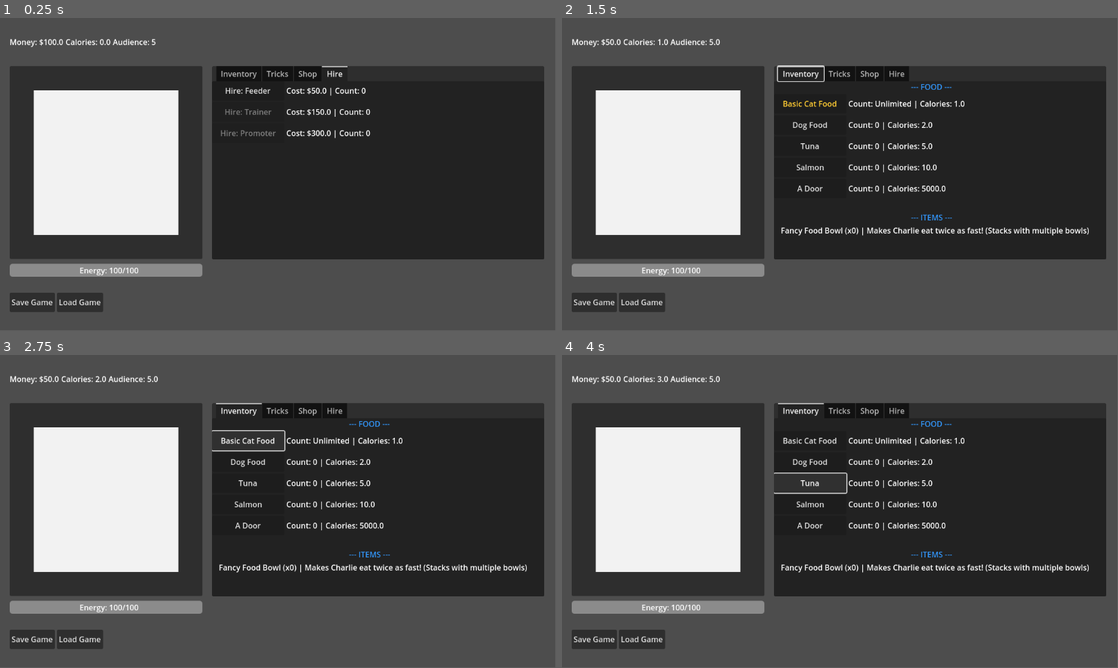
Above: before the commit, frames 1-4 (two rows, left to right).
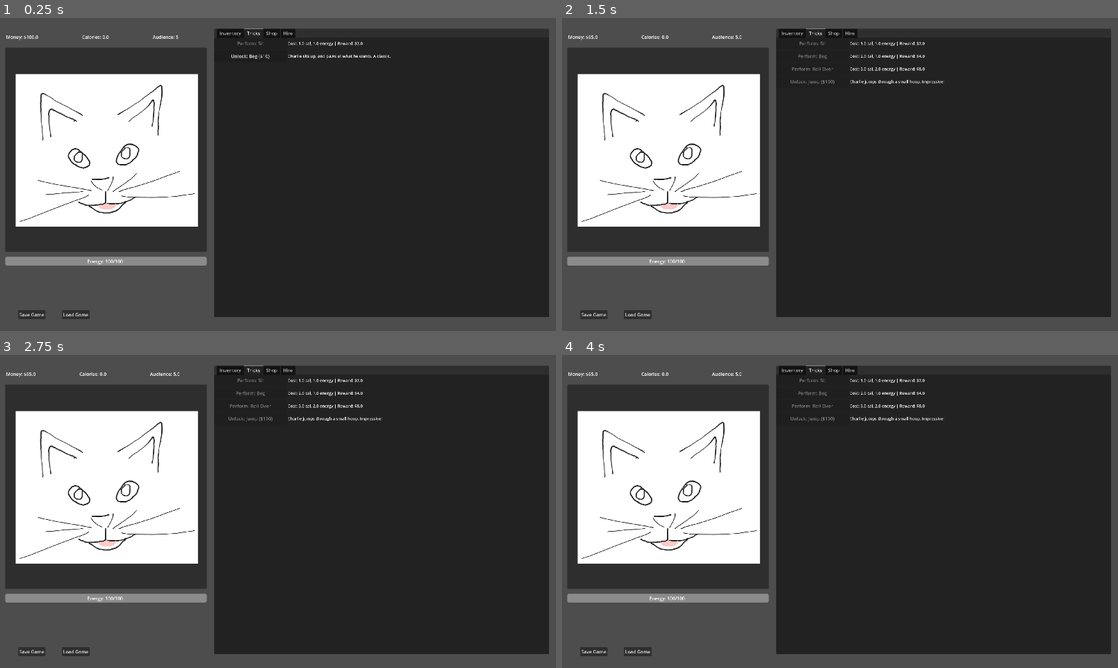
Above: after the commit, the same moments.

Repository: fuorak/CharliesBigCircus
Game: Godot game, scene res://IdleGame.tscn
Two runs of this game, one before a commit and one after it. Both use one fixed random seed, a clock stepped at 60 frames per second and the inputs below.
Inputs (mouse positions are in pixels of both pictures, inside the frame that each line leads up to):
- Up to frame 1 (0.25 s): no input
- Up to frame 2 (1.5 s): click "Hire: Feeder" (after the commit: "Unlock: Beg ($10)") at 0.5 s; click (812, 68) at 1.25 s, where only the run after the commit has a clickable "Unlock: Roll Over ($25)"
- Up to frame 3 (2.75 s): click (250, 439) at 2 s, where only the run before the commit has a clickable "Basic Cat Food"
- Up to frame 4 (4 s): click (812, 461) at 2.75 s, where only the run before the commit has a clickable "Dog Food"; click (812, 483) at 3.5 s, where only the run before the commit has a clickable "Tuna"
In our replay, the window is 799x449 before the commit and 800x450 after it. These sizes can differ from the game's own. Grey fills any space a smaller window leaves; there, only what the larger window draws over its background counts as a difference.

The runs differ from the first frame. In frame 1, 33% of the frame differs, in the area x 0-99%, y 3-97%; in frame 2, 34%; in frame 3, 34%; in frame 4, 34%.

Commit message:
resized UI, added charlie pic, tricks are now not visible until the previous one is unlocked

Diff:
--- a/IdleGame.tscn
+++ b/IdleGame.tscn
@@ -1,6 +1,7 @@
-[gd_scene load_steps=2 format=3 uid="uid://dvinn21r62hrd"]
+[gd_scene load_steps=3 format=3 uid="uid://dvinn21r62hrd"]
 
 [ext_resource type="Script" uid="uid://o16g47nw7251" path="res://node.gd" id="1_scn35"]
+[ext_resource type="Texture2D" uid="uid://4ctlyvae5km1" path="res://pics/charlie_sketch.png" id="2_s8uhj"]
 
 [node name="Node2D" type="Node2D"]
 
@@ -11,31 +12,45 @@
 
 [node name="CharlieArea" type="Panel" parent="CharlieCircus/UI"]
 custom_minimum_size = Vector2(400, 400)
-offset_left = 20.0
-offset_top = 100.0
-offset_right = 60.0
-offset_bottom = 140.0
-
-[node name="ColorRect" type="ColorRect" parent="CharlieCircus/UI/CharlieArea"]
-layout_mode = 0
-offset_left = 50.0
-offset_top = 50.0
-offset_right = 350.0
-offset_bottom = 350.0
-color = Color(1, 1, 1, 0.937255)
+anchors_preset = 15
+anchor_right = 1.0
+anchor_bottom = 1.0
+offset_left = 18.0
+offset_top = 102.0
+offset_right = -1206.0
+offset_bottom = -273.0
+grow_horizontal = 2
+grow_vertical = 2
+
+[node name="CharliePic" type="TextureRect" parent="CharlieCircus/UI/CharlieArea"]
+layout_mode = 1
+anchors_preset = 15
+anchor_right = 1.0
+anchor_bottom = 1.0
+offset_left = 4.0
+offset_top = 2.0
+offset_right = 299.0
+offset_bottom = 303.0
+grow_horizontal = 2
+grow_vertical = 2
+scale = Vector2(0.7, 0.7)
+texture = ExtResource("2_s8uhj")
+stretch_mode = 3
 
 [node name="TopBar" type="HBoxContainer" parent="CharlieCircus/UI"]
 anchors_preset = 15
 anchor_right = 1.0
 anchor_bottom = 1.0
-offset_left = 20.0
-offset_top = 20.0
-offset_right = -152.0
-offset_bottom = -568.0
-grow_horizontal = 2
-grow_vertical = 2
+offset_left = 21.0
+offset_top = 37.0
+offset_right = -1207.0
+offset_bottom = -985.0
+grow_horizontal = 2
+grow_vertical = 2
+theme_override_constants/separation = 150
 
 [node name="MoneyLabel" type="Label" parent="CharlieCircus/UI/TopBar"]
+layout_direction = 2
 layout_mode = 2
 text = "Money: $10.00"
 
@@ -51,10 +66,10 @@
 anchors_preset = 15
 anchor_right = 1.0
 anchor_bottom = 1.0
-offset_left = 440.0
-offset_top = 100.0
-offset_right = -23.0
-offset_bottom = -147.0
+offset_left = 740.0
+offset_top = 37.0
+offset_right = -24.0
+offset_bottom = -48.0
 grow_horizontal = 2
 grow_vertical = 2
 
@@ -65,7 +80,7 @@
 anchor_bottom = 1.0
 grow_horizontal = 2
 grow_vertical = 2
-current_tab = 3
+current_tab = 1
 
 [node name="Inventory" type="TabBar" parent="CharlieCircus/UI/RightPanel/TabContainer"]
 visible = false
@@ -85,7 +100,6 @@
 layout_mode = 2
 
 [node name="Tricks" type="TabBar" parent="CharlieCircus/UI/RightPanel/TabContainer"]
-visible = false
 layout_mode = 2
 metadata/_tab_index = 1
 
@@ -118,6 +132,7 @@
 layout_mode = 2
 
 [node name="Hire" type="TabBar" parent="CharlieCircus/UI/RightPanel/TabContainer"]
+visible = false
 layout_mode = 2
 metadata/_tab_index = 3
 
@@ -136,32 +151,47 @@
 anchors_preset = 15
 anchor_right = 1.0
 anchor_bottom = 1.0
-offset_left = 69.0
-offset_top = 455.0
-offset_right = -773.0
-offset_bottom = -155.0
+offset_left = 55.0
+offset_top = 744.0
+offset_right = -1485.0
+offset_bottom = -308.0
 grow_horizontal = 2
 grow_vertical = 2
 
 [node name="HBoxContainer" type="HBoxContainer" parent="CharlieCircus/UI"]
-offset_left = 20.0
-offset_top = 570.0
-offset_right = 214.0
-offset_bottom = 610.0
+anchors_preset = 15
+anchor_right = 1.0
+anchor_bottom = 1.0
+offset_left = 10.0
+offset_top = 974.0
+offset_right = -1610.0
+offset_bottom = -6.0
+grow_horizontal = 2
+grow_vertical = 2
 
 [node name="SaveButton" type="Button" parent="CharlieCircus/UI/HBoxContainer"]
 layout_mode = 2
+size_flags_horizontal = 6
+size_flags_vertical = 4
 text = "Save Game"
 
 [node name="LoadButton" type="Button" parent="CharlieCircus/UI/HBoxContainer"]
 layout_mode = 2
+size_flags_horizontal = 4
+size_flags_vertical = 4
 text = "Load Game"
 
 [node name="EnergyBar" type="ProgressBar" parent="CharlieCircus/UI"]
-offset_left = 20.0
-offset_top = 510.0
-offset_right = 420.0
-offset_bottom = 537.0
+anchors_preset = 15
+anchor_right = 1.0
+anchor_bottom = 1.0
+offset_left = 18.0
+offset_top = 824.0
+offset_right = -1206.0
+offset_bottom = -226.0
+grow_horizontal = 2
+grow_vertical = 2
+size_flags_horizontal = 4
 show_percentage = false
 
 [node name="Label" type="Label" parent="CharlieCircus/UI/EnergyBar"]
@@ -169,19 +199,25 @@
 anchors_preset = 15
 anchor_right = 1.0
 anchor_bottom = 1.0
-offset_left = 145.0
-offset_top = 2.0
-offset_right = -132.0
-offset_bottom = -2.0
+offset_left = 1.0
+offset_top = 4.0
+offset_right = -6.0
+offset_bottom = -3.0
 grow_horizontal = 2
 grow_vertical = 2
 text = "Energy: 100/100"
+horizontal_alignment = 1
 
 [node name="ActionBar" type="ProgressBar" parent="CharlieCircus/UI"]
-offset_left = 20.0
-offset_top = 540.0
-offset_right = 420.0
-offset_bottom = 567.0
+anchors_preset = 15
+anchor_right = 1.0
+anchor_bottom = 1.0
+offset_left = 18.0
+offset_top = 860.0
+offset_right = -1206.0
+offset_bottom = -192.0
+grow_horizontal = 2
+grow_vertical = 2
 show_percentage = false
 
 [node name="Label" type="Label" parent="CharlieCircus/UI/ActionBar"]
--- a/node.gd
+++ b/node.gd
@@ -63,7 +63,8 @@
 		"duration": 1.0,  # Seconds to perform
 		"money_reward": 2.0,
 		"audience_gain": 0.01,
-		"description": "Charlie sits on command. Basic but cute!"
+		"description": "Charlie sits on command. Basic but cute!",
+		"visible": true
 	},
 	"beg": {
 		"name": "Beg",
@@ -74,7 +75,8 @@
 		"duration": 2.0,
 		"money_reward": 4.0,
 		"audience_gain": 0.05,
-		"description": "Charlie sits up, and paws at what he wants. A classic."
+		"description": "Charlie sits up, and paws at what he wants. A classic.",
+		"visible": true
 	},
 	"roll_over": {
 		"name": "Roll Over",
@@ -85,10 +87,11 @@
 		"duration": 3.0,
 		"money_reward": 8.0,
 		"audience_gain": 0.03,
-		"description": "Charlie rolls over. Adorable!"
+		"description": "Charlie rolls over. Adorable!",
+		"visible": false
 	},
 	"jump": {
-		"name": "Jump Through Hoop",
+		"name": "Jump",
 		"unlocked": false,
 		"unlock_cost": 100,
 		"calorie_cost": 8.0,
@@ -96,7 +99,8 @@
 		"duration": 4.0,
 		"money_reward": 20.0,
 		"audience_gain": 0.07,
-		"description": "Charlie jumps through a small hoop. Impressive!"
+		"description": "Charlie jumps through a small hoop. Impressive!",
+		"visible": false
 	},
 	"balance": {
 		"name": "Balance Act",
@@ -107,7 +111,8 @@
 		"duration": 6.0,
 		"money_reward": 50.0,
 		"audience_gain": .15,
-		"description": "Charlie balances on a ball. The crowd goes wild!"
+		"description": "Charlie balances on a ball. The crowd goes wild!",
+		"visible": false
 	}
 }
 
@@ -147,7 +152,8 @@
 		"base_cost": 100.0,
 		"scale": 12,
 		"description": "Makes Charlie eat twice as fast! (Stacks with multiple bowls)",
-		"effect": "half_eating_time"
+		"effect": "half_eating_time",
+		"visible": true
 	}
 }
 
@@ -322,27 +328,30 @@
 	for trick_id in tricks:
 		var trick = tricks[trick_id]
 
-		var hbox = HBoxContainer.new()
-		var button = Button.new()
-		var label = Label.new()
-
-		if trick["unlocked"]:
-			button.text = "Perform: " + trick["name"]
-			button.pressed.connect(func(): perform_trick(trick_id))
-		else:
-			button.text = "Unlock: " + trick["name"] + " ($" + str(trick["unlock_cost"]) + ")"
-			button.pressed.connect(func(): unlock_trick(trick_id))
-
-		button.custom_minimum_size = Vector2(200, 40)
-
-		if trick["unlocked"]:
-			label.text = "Cost: " + str(trick["calorie_cost"]) + " cal, " + str(trick["energy_cost"]) + " energy | Reward: $" + str(trick["money_reward"])
-		else:
-			label.text = trick["description"]
-
-		hbox.add_child(button)
-		hbox.add_child(label)
-		tricks_container.add_child(hbox)
+		if trick["visible"]:
+			var hbox = HBoxContainer.new()
+			var button = Button.new()
+			var label = Label.new()
+
+			label.add_theme_font_size_override("font_size", 14)
+
+			if trick["unlocked"]:
+				button.text = "Perform: " + trick["name"]
+				button.pressed.connect(func(): perform_trick(trick_id))
+			else:
+				button.text = "Unlock: " + trick["name"] + " ($" + str(trick["unlock_cost"]) + ")"
+				button.pressed.connect(func(): unlock_trick(trick_id))
+
+			button.custom_minimum_size = Vector2(250, 40)
+
+			if trick["unlocked"]:
+				label.text = "Cost: " + str(trick["calorie_cost"]) + " cal, " + str(trick["energy_cost"]) + " energy | Reward: $" + str(trick["money_reward"])
+			else:
+				label.text = trick["description"]
+
+			hbox.add_child(button)
+			hbox.add_child(label)
+			tricks_container.add_child(hbox)
 
 func initialize_shop_tab():
 	var shop_container = tab_container.get_node("Shop/ScrollContainer/VBoxContainer")
@@ -743,7 +752,7 @@
 		apply_trick_rewards(trick_id)
 
 		# Show success feedback
-		$UI/CharlieFeedback.text = "Amazing trick!"
+		$UI/CharlieFeedback.text = "Purfect trick!"
 		$UI/CharlieFeedback.visible = true
 		await get_tree().create_timer(1.0).timeout
 		$UI/CharlieFeedback.visible = false
@@ -772,6 +781,16 @@
 		for child in tricks_container.get_children():
 			tricks_container.remove_child(child)
 			child.queue_free()
+
+		#Make the next trick visible
+		var trick_keys = tricks.keys()
+		var current_index = trick_keys.find(trick_id)
+		var next_index = current_index + 1
+
+		# Check if there's a next trick to make visible
+		if next_index < trick_keys.size():
+			var next_trick_id = trick_keys[next_index]
+			tricks[next_trick_id]["visible"] = true
 
 		# Rebuild the tricks tab
 		initialize_tricks_tab()
--- a/project.godot
+++ b/project.godot
@@ -14,3 +14,14 @@
 run/main_scene="uid://dvinn21r62hrd"
 config/features=PackedStringArray("4.4", "Forward Plus")
 config/icon="res://icon.svg"
+
+[display]
+
+window/size/viewport_width=1920
+window/size/viewport_height=1080
+window/stretch/mode="viewport"
+window/canvas_textures/default_texture_filter=0
+
+[rendering]
+
+textures/canvas_textures/default_texture_filter=0
Binary file added: pics/charlie_sketch.png
Not shown, added: pics/charlie_sketch.png.import
